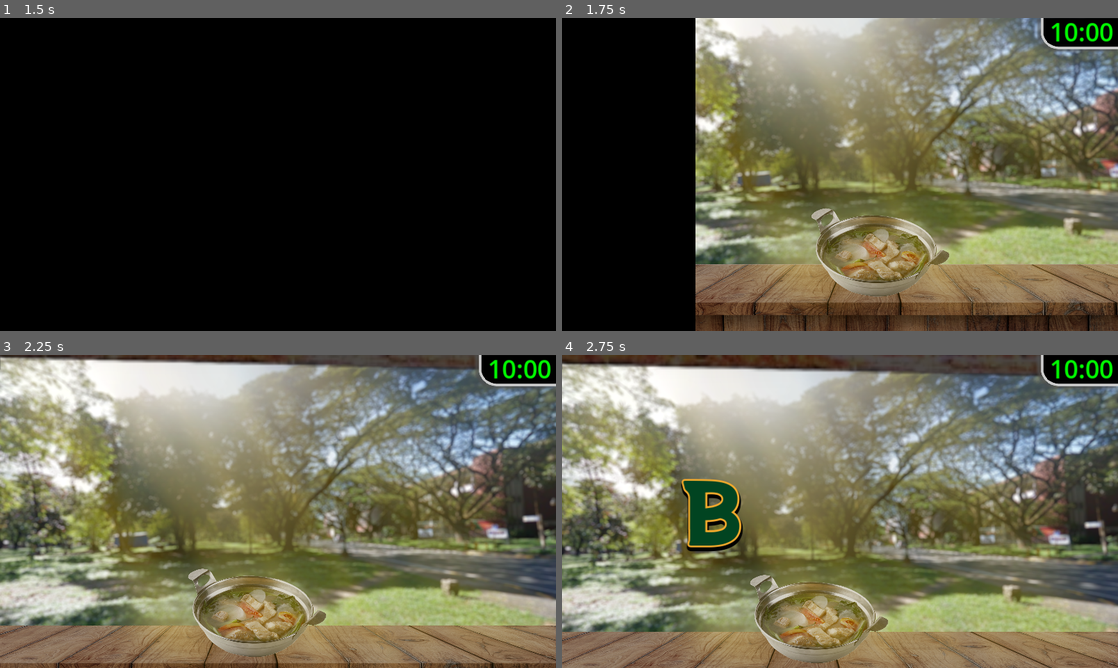
Above: before the commit, frames 1-4 (two rows, left to right).
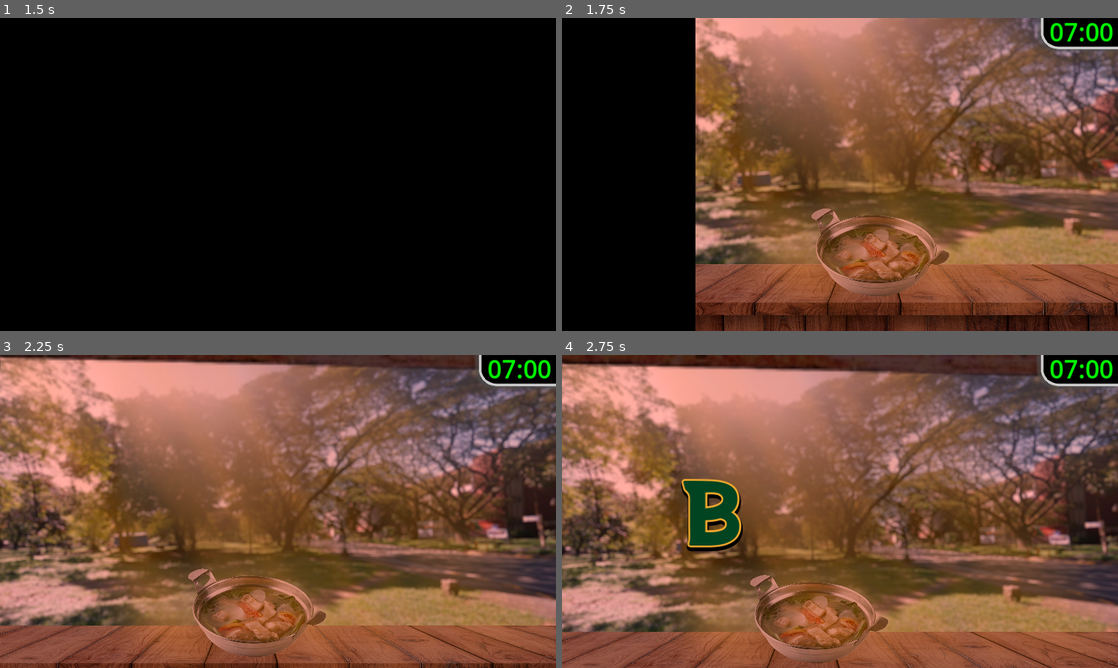
Above: after the commit, the same moments.

Repository: FlamingHerb/develup-chapter-1-quest
Game: Godot game, scene res://scenes/main_menu.tscn
Same seed, same stepped clock (60 frames per second), same inputs: the game is played once before the commit and once after it. The engine's default icon, where the game draws it, is replaced by a stand-in: a white triangle on a blue panel in a dark square. Sound files missing from this copy of the repository are replaced by a short silence.
Inputs (mouse positions are in pixels of both pictures, inside the frame that each line leads up to):
- Up to frame 1 (1.5 s): click "Ambatucook" at 0.5 s; click "sige, iwanan mo ko..." at 1.25 s
- Up to frame 2 (1.75 s): no input
- Up to frame 3 (2.25 s): move the mouse to (400, 495) at 2.02 s; click (400, 495) at 2.17 s
- Up to frame 4 (2.75 s): no input

Frame 1 is identical in both runs. In frame 2, 67% of the frame differs, in the area x 24-100%, y 0-100%; in frame 3, 91%, in the area x 0-100%, y 0-100%; in frame 4, 88%.

Commit message:
feat: added abruptions whenever three strikes are done

Diff:
--- a/scenes/end_screen.tscn
+++ b/scenes/end_screen.tscn
@@ -10,3 +10,5 @@
 grow_horizontal = 2
 grow_vertical = 2
 script = ExtResource("1_05if7")
+
+[node name="CanvasLayer" type="CanvasLayer" parent="."]
--- a/scenes/game_main.tscn
+++ b/scenes/game_main.tscn
@@ -334,7 +334,7 @@
 
 [node name="GameMain" type="Node2D"]
 script = ExtResource("1_3ull0")
-game_time = 10.0
+game_time = 7.0
 game_speed = 10
 time_passes_allowed = false
 rush_time_start = 11.0
@@ -626,6 +626,8 @@
 "weeee": ExtResource("18_r0g4p")
 }
 
+[node name="Parallax2D" type="Parallax2D" parent="."]
+
 [connection signal="body_entered" from="SinigangPhysicsBody" to="." method="_on_sinigang_physics_body_body_entered"]
 [connection signal="body_entered" from="IngredientDeathZone" to="." method="_on_ingredient_death_zone_body_entered"]
 [connection signal="timeout" from="Timer" to="." method="_on_timer_timeout"]
--- a/scripts/audio_manager.gd
+++ b/scripts/audio_manager.gd
@@ -97,9 +97,16 @@
 	sfx.stream = load(path)
 	sfx.play()
 
+func sfx_stop_all():
+	for sound in sound_effect_queue.get_children():
+		sound.stop()
+		sound_effect_queue.remove_child(sound)
+		sound.queue_free()
+
 func _sfx_free(sfx_node):
 	sfx_node.queue_free()
 #endregion
+
 
 func dizzy_changer(value: bool):
 	AudioServer.set_bus_effect_enabled(AudioServer.get_bus_index("BGS"), 0, value)
--- a/scripts/end_screen.gd
+++ b/scripts/end_screen.gd
@@ -3,10 +3,13 @@
 
 # Called when the node enters the scene tree for the first time.
 func _ready() -> void:
-	TransitionLayer.remove_transition()
 
-	await TransitionLayer.transition_finished
-
+	# Only occurs if the game ends abruptly.
+	if TransitionLayer.in_transition:
+		TransitionLayer.remove_transition()
+		await TransitionLayer.transition_finished
+	else:
+		pass
 
 # Called every frame. 'delta' is the elapsed time since the previous frame.
 func _process(delta: float) -> void:
--- a/scripts/game_main.gd
+++ b/scripts/game_main.gd
@@ -10,12 +10,12 @@
 @onready var animation_player = $AnimationPlayer
 @onready var combo_animation_player = $AnimationPlayer2
 @onready var god_ray = $GodRay
+@onready var the_sinigang_sprite = $SinigangPhysicsBody/TheSinigang
 
 @onready var ingredient_cut_hit = $SinigangPhysicsBody/IngredientCutHit
 @onready var ingredient_not_cut_hit = $SinigangPhysicsBody/IngredientNotCut
 @onready var sinigang_death = $SinigangPhysicsBody/SinigangDeath
 @onready var punched_layer = $PunchedObjects
-
 
 @onready var flavor_text = $UIStuff/ComboPanel/FlavorText
 @onready var combo_count_text = $UIStuff/ComboPanel/ComboLabel
@@ -188,7 +188,7 @@
 
 		ItemType.ENEMY:
 			AudioManager.sfx_play(sinigang_death_sfx.pick_random())
-			AudioManager.sfx_play(sinigang_dive_sfx.pick_random())
+			#AudioManager.sfx_play(sinigang_dive_sfx.pick_random())
 
 			ingredient_not_cut_hit.stop()
 			sinigang_death.stop()
@@ -198,6 +198,8 @@
 			ingredient_not_cut_hit.play("default")
 			sinigang_death.play("default")
 			_change_combo_count(ComboEvent.SINIDROP)
+
+			_strike_checker()
 
 	body.queue_free()
 
@@ -422,3 +424,35 @@
 	await get_tree().create_timer(5.5).timeout
 
 	AudioManager.bgm_play("res://audio/csd2_cheese_block.ogg")
+
+func _strike_checker():
+	match strikes:
+		1:
+			the_sinigang_sprite.modulate = Color(0.80, 0.75, 0.95)
+		2:
+			the_sinigang_sprite.modulate = Color(0.80, 0.5, 0.95)
+		# End game
+		3:
+			_end_game_abruptly()
+
+func _end_game_abruptly():
+	time_passes_allowed = false
+	AudioManager.bgm_stop()
+	AudioManager.sfx_stop_all()
+
+	spawn_timer.stop()
+
+	PhysicsServer2D.set_active(false)
+
+	for child in projectile_group.get_children():
+		projectile_group.remove_child(child)
+		child.queue_free()
+
+	for child in punched_layer.get_children():
+		punched_layer.remove_child(child)
+		child.queue_free()
+
+	PhysicsServer2D.set_active(true)
+
+	_send_statistics()
+	get_tree().change_scene_to_packed.call_deferred(preload("res://scenes/end_screen.tscn"))
--- a/scripts/transition_layer.gd
+++ b/scripts/transition_layer.gd
@@ -10,15 +10,19 @@
 	"res://audio/sfx/transition_swing_004.mp3"
 ]
 
+var in_transition = false
+
 # Called when the node enters the scene tree for the first time.
 func _ready() -> void:
 	pass # Replace with function body.
 
 func execute_transition() -> void:
+	in_transition = true
 	AudioManager.sfx_play(transition_sfx.pick_random())
 	anim_player.play("next_scene")
 
 func remove_transition() -> void:
+	in_transition = false
 	AudioManager.sfx_play(transition_sfx.pick_random())
 	anim_player.play("next_scene_show")
 
